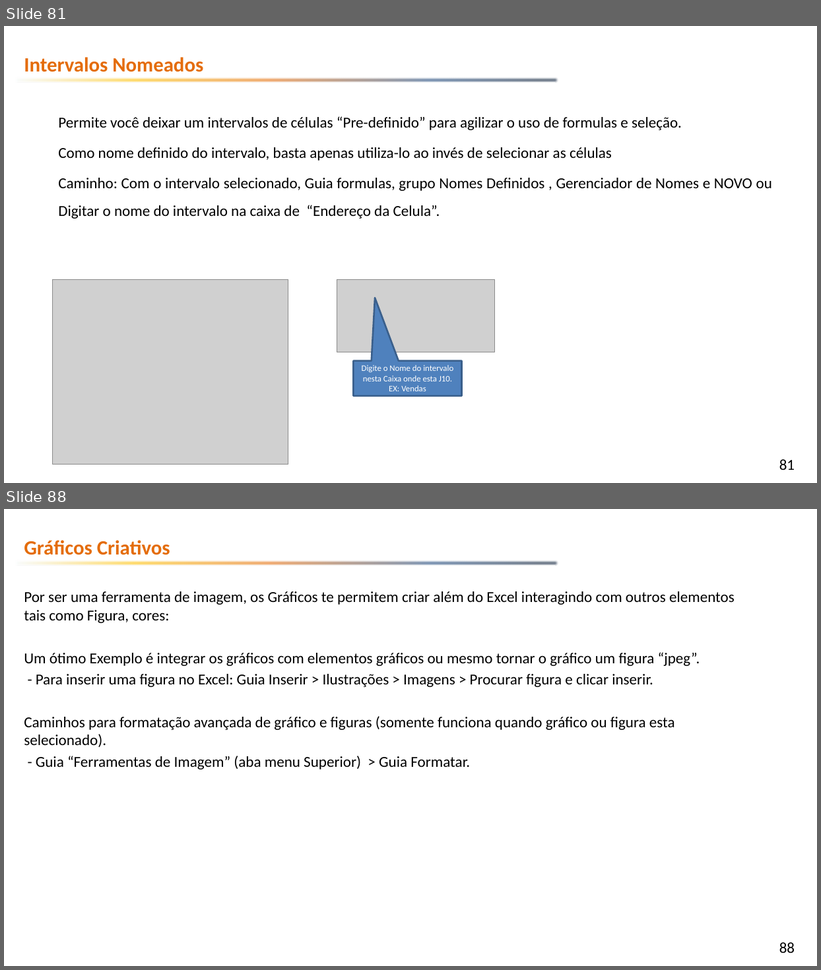
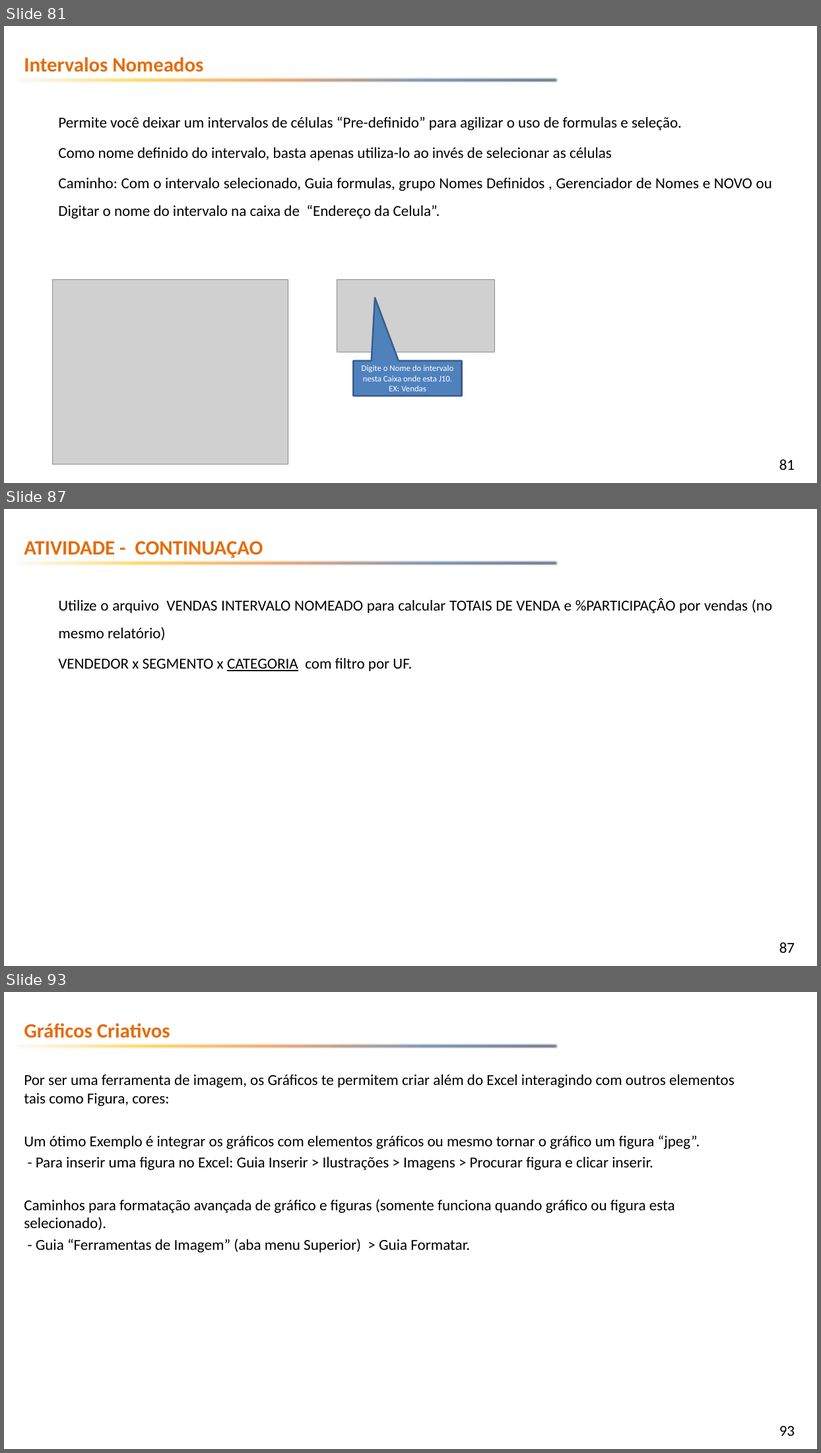
Before and after one commit to emerson-fenrir/Excel_Basico, a slide deck: Professor/Aula3.pptx. Shown one above the other, each under a label of ours: slides 81 and 88 before the commit, slides 81, 87 and 93 after it; the slides between them are not shown. The pictures are 821x970 and 821x1453 pixels, drawn with LibreOffice and Linux fonts; fonts in the diff are those of the drawing; grey boxes stand for pictures; background and template pictures are left out. Boxes give left, top, right and bottom in pixels: in the first picture for what was removed or moved away, otherwise in the second. Text is boxed around its words. In the diff, an @@ line names an element or a change of style, - is before the commit and + after.

```diff
--- a/Professor/Aula3.pptx
+++ b/Professor/Aula3.pptx
@@ slide 87 added at (x1=4, y1=509, x2=817, y2=966), background picture (left out); not listed: 2 template elements that a slide beside it also shows @@
@@ text added at (x1=24, y1=541, x2=263, y2=558), 24 pt, text #E46C0A, bold @@
+ATIVIDADE - CONTINUAÇAO
@@ text added at (x1=58, y1=598, x2=772, y2=671), 18 pt, text #000000 @@
+Utilize o arquivo VENDAS INTERVALO NOMEADO para calcular TOTAIS DE VENDA e %PARTICIPAÇÂO por vendas (no mesmo relatório)
+VENDEDOR x SEGMENTO x CATEGORIA com filtro por UF.
@@ what was slide 88 is now slide 93 @@
@@ page number at (x1=780, y1=1426, x2=795, y2=1436): text changed @@
-88
+93
```
Also in this commit, not shown: 3 slides changed, 4 other slides added, 3 other files.
